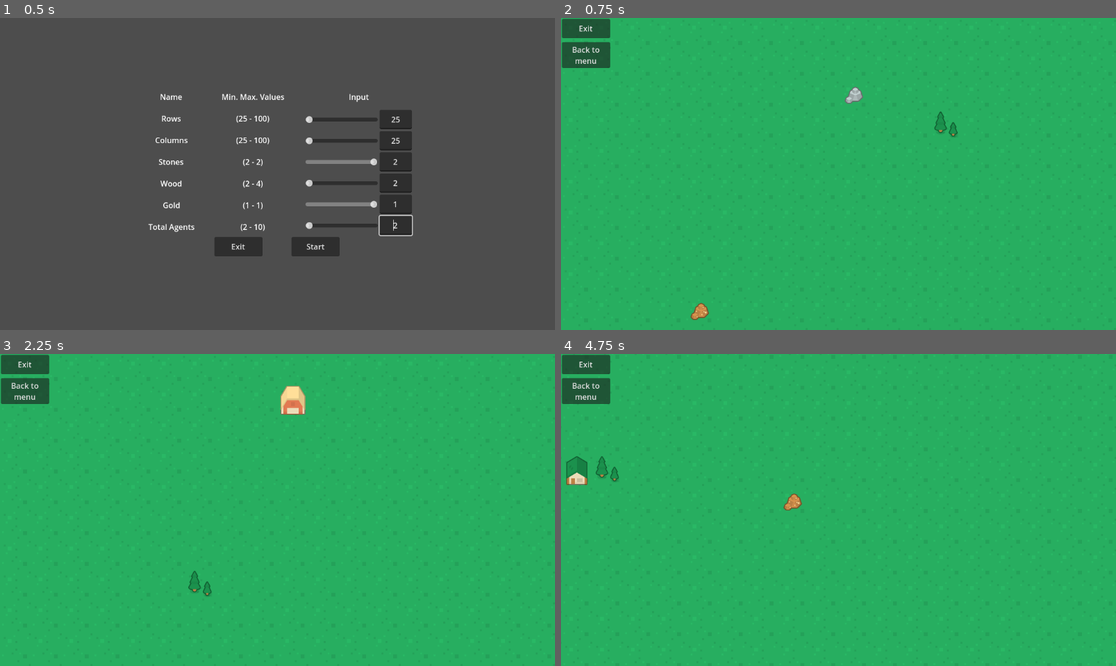
Above: before the commit, frames 1-4 (two rows, left to right).
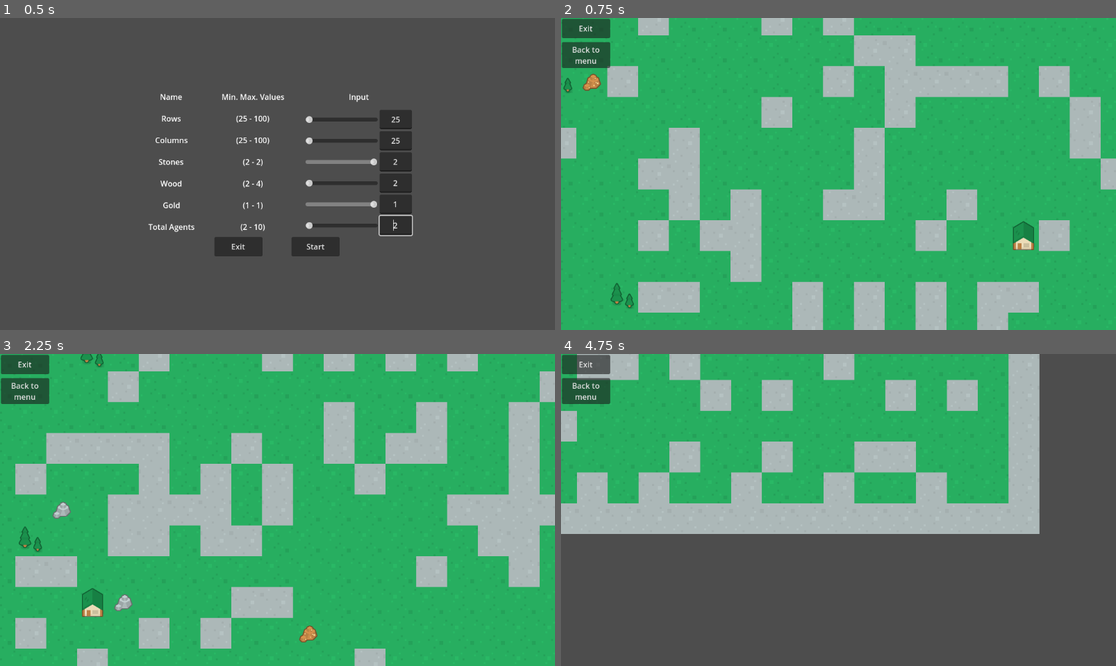
Above: after the commit, the same moments.

Repository: ApostolisSiampanis/intelligent-agents
Game: Godot game, scene res://scenes/input_screen.tscn
Same seed, same stepped clock (60 frames per second), same inputs: the game is played once before the commit and once after it.
Inputs (mouse positions are in pixels of both pictures, inside the frame that each line leads up to):
- Up to frame 1 (0.5 s): no input
- Up to frame 2 (0.75 s): click "Start" at 0.5 s
- Up to frame 3 (2.25 s): click "Back to menu" at 1.25 s; click "Start" at 2 s
- Up to frame 4 (4.75 s): tap Enter at 2.75 s; move the mouse to (960, 494) at 2.77 s; hold S (camera_move_down) 2.78-3.53 s; move the mouse to (727, 525) at 3.52 s; tap A (camera_move_left) at 3.6 s; tap Space at 4.25 s; move the mouse to (894, 441) at 4.27 s; hold D (camera_move_right) from 4.28 s (still down)

Frame 1 is identical in both runs. In frame 2, 24% of the frame differs, in the area x 0-100%, y 0-100%; in frame 3, 28%; in frame 4, 71%.

Commit message:
Update map_generator.gd
- Update tiles placement in background and foreground layers.

Diff:
--- a/scripts/map_generator.gd
+++ b/scripts/map_generator.gd
@@ -1,113 +1,189 @@
 extends TileMap
 
 
-var rng: RandomNumberGenerator = RandomNumberGenerator.new() # random number generator
-# Tiles coordinates based on medieval_tilesheet (TileSet)
-const village_1_tile_coords: Dictionary = {'x': 5, 'y': 6}
-const village_2_tile_coords: Dictionary = {'x': 7, 'y': 6}
+@onready var tile_map := $"."
+@onready var button_exit = $"../ButtonExit"
 
-const stone_tile_coords: Dictionary = {'x': 7, 'y': 4}
-const gold_tile_coords: Dictionary = {'x': 9, 'y': 5}
-const wood_tile_coords: Dictionary = {'x': 1, 'y': 4}
 
-const vertical_boundary_tile_coords: Dictionary = {'x': 4, 'y': 0}
-const horizontal_boundary_tile_coords: Dictionary = {'x': 5, 'y': 0}
-const top_left_corner_boundary_tile_coords: Dictionary = {'x': 4, 'y': 1}
-const top_right_corner_boundary_tile_coords: Dictionary = {'x': 5, 'y': 1}
-const bottom_left_corner_boundary_tile_coords: Dictionary = {'x': 4, 'y': 2}
-const bottom_right_corner_boundary_tile_coords: Dictionary = {'x': 5, 'y': 2}
+''' Random number generator '''
+var rng := RandomNumberGenerator.new()
 
-# Input fields
-static var rows: int; # rows
-static var cols: int; # columns
-static var stone: int; # number of gold resources
-static var wood: int; # number of wood resources
-static var gold: int; # number of gold resources
-static var agents: int; # number of agents for each village
+''' Tiles coordinates based on medieval_tilesheet (TileSet) '''
+const village_1_tile_coords := {'x': 5, 'y': 6}
+const village_2_tile_coords := {'x': 7, 'y': 6}
 
+const stone_tile_coords := {'x': 7, 'y': 4}
+const gold_tile_coords := {'x': 9, 'y': 5}
+const wood_tile_coords := {'x': 1, 'y': 4}
+
+const grass_tile_coords := {'x': 0, 'y': 0}
+const obstacle_tile_coords := {'x': 3, 'y': 1}
+
+
+''' Input fields '''
+static var rows: int # rows
+static var cols: int # columns
+static var stone: int # number of gold resources
+static var wood: int # number of wood resources
+static var gold: int # number of gold resources
+static var agents: int # number of agents
+static var obstacles: int  # number of obstacles
+
+''' Functions '''
 static func set_input_arguments(
 	rows_arg: int, cols_arg: int, stone_arg: int,
 	wood_arg: int, gold_arg: int, agents_arg: int
-):
+) -> void:
+	"""
+		- This static method sets the values of static variables
+		  rows, cols, stone, wood, gold, and agents based on user input.
+		- Calculates the number of obstacles based on rows and cols.
+	"""
 	rows = rows_arg
 	cols = cols_arg
 	stone = stone_arg
 	wood = wood_arg
 	gold = gold_arg
 	agents = agents_arg
-
+	obstacles = ceili(rows * cols * 0.2)
 
 func _ready():
-	randomize() # set a random seed for the RandomNumberGenerator
+	# Set a random seed for the RandomNumberGenerator
+	randomize()
 
-	# Initialize a 2D array representing the map
-	var map: Array = []
-	var available_rows: Array = range(1, rows-1)
+	# Center the tile_map
+	var viewport_size: Vector2 = get_viewport_rect().size
+	tile_map.set_position(Vector2(
+		viewport_size.x / 2 - (cols * 64) / 2,
+		viewport_size.y / 2 - (rows * 64) / 2))
+
+	# Arrays initialization
+	var map : Array
+	var available_rows: Array
+	var obstacles_per_row: Array
+	var obstacles_per_col: Array
+
 	for y in rows:
+		if y >= 1 and y <= rows-2: # first and last row are boundaries
+			available_rows.append(y)
+			obstacles_per_row.append(cols-2) # cols-2 because first and last column are boundaries
 		map.append([])
 		for x in range(1, cols-1):
+			obstacles_per_col.append(rows-2) # rows-2 because first and last row are boundaries
 			map[y].append(x)
 
 	# Tiles placement into the map
-	add_tile_into_the_map(1, map, available_rows, village_1_tile_coords)
-	add_tile_into_the_map(1, map, available_rows, village_2_tile_coords)
+	tiles_placement_into_the_map(map, available_rows, obstacles_per_row, obstacles_per_col)
+
+func tiles_placement_into_the_map(
+	map: Array, available_rows: Array,
+	obstacles_per_row: Array, obstacles_per_col: Array
+) -> void:
+	"""
+
+	"""
+	add_foreground_tile(map, available_rows, village_1_tile_coords,
+						obstacles_per_row, obstacles_per_col) # village 1 placement
+	add_foreground_tile(map, available_rows, village_2_tile_coords,
+						obstacles_per_row, obstacles_per_col) # village 2 placement
 
 	for y in rows:
 		for x in cols:
-			set_cell(0, Vector2i(x, y), 0, Vector2i(0, 0)) # grass placement
-			add_boundary_in_the_map(x, y) # boundary placement
+			add_background_tile(x, y) # background tile placement
+
 			if stone > 0: # stone placement
-				add_tile_into_the_map(1, map, available_rows, stone_tile_coords)
+				add_foreground_tile(map, available_rows, stone_tile_coords,
+									obstacles_per_row, obstacles_per_col)
 				stone -= 1
 			if gold > 0: # gold placement
-				add_tile_into_the_map(1, map, available_rows, gold_tile_coords)
+				add_foreground_tile(map, available_rows, gold_tile_coords,
+									obstacles_per_row, obstacles_per_col)
 				gold -= 1
 			if wood > 0: # wood placement
-				add_tile_into_the_map(1, map, available_rows, wood_tile_coords)
+				add_foreground_tile(map, available_rows, wood_tile_coords,
+									obstacles_per_row, obstacles_per_col)
 				wood -= 1
 			if agents > 0: # agents placement
 				# Todo: Agents placement
 				agents -= 1
+			if obstacles > 0: # obstacles placement
+				add_obstacle_tile(map, available_rows, obstacles_per_row, obstacles_per_col)
+				obstacles -= 1
 
-func add_tile_into_the_map(layer: int, map: Array, available_rows: Array,
-				tile_coords: Dictionary):
+func find_foreground_tile_coords(
+	map: Array, available_rows: Array, obstacles_per_row: Array, obstacles_per_col: Array
+) -> Dictionary:
 	"""
-		This function randomly adds a given tile into the map.
+		- This function randomly adds a foreground tile into the map.
+		- It chooses a random row from available_rows and then a random position
+		  within that row from map.
+		- ...
+		- If the chosen row becomes empty after removing the selected position,
+		  it's also removed from available_rows.
+		- ...
+		- Returns a dictionary containing the x and y coordinates.
 	"""
-	var index_of_y: int = rng.randi_range(0, len(available_rows)-1)
-	var y: int = available_rows[index_of_y]
-	var x: int = map[y].pop_at(rng.randi_range(0, len(map[y])-1))
+	var idx_of_y: int = rng.randi_range(0, len(available_rows)-1)
+	var y: int = available_rows[idx_of_y]
+	obstacles_per_row[idx_of_y] -= 1
+
+	var idx_of_x: int = rng.randi_range(0, len(map[y])-1)
+	var x: int = map[y].pop_at(idx_of_x)
+	obstacles_per_col[idx_of_x] -= 1
 
 	if len(map[y]) == 0:
-		available_rows.pop_at(index_of_y)
+		available_rows.pop_at(idx_of_y)
 
-	set_cell(1, Vector2i(x, y), 0, Vector2i(tile_coords.x, tile_coords.y))
+	return {'x': x, 'y': y, 'idx_of_x': idx_of_x, 'idx_of_y': idx_of_y}
 
-func add_boundary_in_the_map(x: int, y: int):
+func add_foreground_tile(
+	map: Array, available_rows: Array,	tile_coords: Dictionary,
+	obstacles_per_row: Array, obstacles_per_col: Array
+) -> void:
 	"""
-		This function adds a boundary to the map.
+
 	"""
-	if x == 0 and y == 0: # top-left corner
-		set_cell(1, Vector2i(x, y),
-					0, Vector2i(top_left_corner_boundary_tile_coords.x,
-								top_left_corner_boundary_tile_coords.y))
-	elif x == cols-1 and y == 0: # top-right corner
-		set_cell(1, Vector2i(x, y),
-					0, Vector2i(top_right_corner_boundary_tile_coords.x,
-								top_right_corner_boundary_tile_coords.y))
-	elif x == 0 and y == rows-1: # bottom-left corner
-		set_cell(1, Vector2i(x, y),
-					0, Vector2i(bottom_left_corner_boundary_tile_coords.x,
-								bottom_left_corner_boundary_tile_coords.y))
-	elif x == cols-1 and y == rows-1: # bottom-right corner
-		set_cell(1, Vector2i(x, y),
-					0, Vector2i(bottom_right_corner_boundary_tile_coords.x,
-								bottom_right_corner_boundary_tile_coords.y))
-	elif x == 0 or x == cols-1: # first/last column
-		set_cell(1, Vector2i(x, y),
-					0, Vector2i(vertical_boundary_tile_coords.x,
-								vertical_boundary_tile_coords.y))
-	elif y == 0 or y == rows-1: # first/last row
-		set_cell(1, Vector2i(x, y),
-					0, Vector2i(horizontal_boundary_tile_coords.x,
-								horizontal_boundary_tile_coords.y))
+	var coords := find_foreground_tile_coords(map, available_rows, obstacles_per_row, obstacles_per_col)
+	set_cell(1, Vector2i(coords.x, coords.y), 0, Vector2i(tile_coords.x, tile_coords.y))
+
+func add_background_tile(x: int, y: int) -> void:
+	"""
+		This function adds the appropriate background tile (obstacle or grass)
+		into the map, based on current x,y values.
+	"""
+	# If current (x,y) is a boundary, add obstacle tile
+	if x == 0 or x == cols-1 or y == 0 or y == rows-1:
+		set_cell(0, Vector2i(x, y),
+				 0, Vector2i(obstacle_tile_coords.x, obstacle_tile_coords.y))
+
+	# else add grass tile.
+	else:
+		set_cell(0, Vector2i(x, y),
+				 0, Vector2i(grass_tile_coords.x, grass_tile_coords.y))
+
+func add_obstacle_tile(
+	map: Array, available_rows: Array, obstacles_per_row: Array, obstacles_per_col: Array
+) -> void:
+	"""
+
+	"""
+	var coords: Dictionary
+
+	while true:
+		coords = find_foreground_tile_coords(map, available_rows, obstacles_per_row, obstacles_per_col)
+
+		# Check if obstacle can be placed in the specific coords
+		if obstacles_per_row[coords.idx_of_y] > 0 and obstacles_per_col[coords.idx_of_x] > 0:
+			if (len(map[coords.y]) == 0):
+				obstacles_per_row.pop_at(coords.idx_of_y)
+			break
+
+		# Rollback the steps executed in find_foreground_tile_coords
+		# because if obstacle be placed at coords (x,y), the map will
+		# be splitted in two sections.
+		if len(map[coords.y]) == 0:
+			available_rows.append(coords.y)
+		map[coords.y].append(coords.x)
+
+	set_cell(1, Vector2i(coords.x, coords.y), 0,
+			 Vector2i(obstacle_tile_coords.x, obstacle_tile_coords.y))
